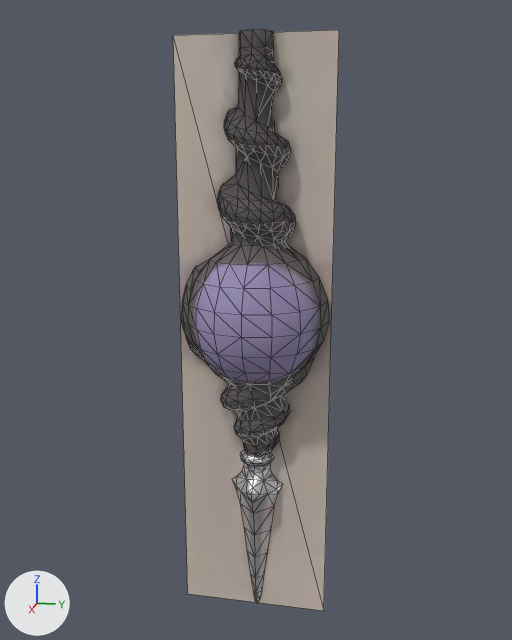
The glTF model public/models/weapons/cosmarch_spire_of_the_endless_void.glb, before and after one commit.
Before and after are seen from a 50 mm lens placed at (2.58, 0.53, 0.98), pointed at (-0.03, 0.01, 0.33). The axes (+X, +Y, +Z) are drawn at lower left. The lights are the same throughout. The first picture is the older version. Mesh edges are drawn as thin lines. Vertices at exactly the same position are counted once.

The first picture shows 'tripo_node_64fe5ece-82e9-483a-99ed-207b363cff58'.
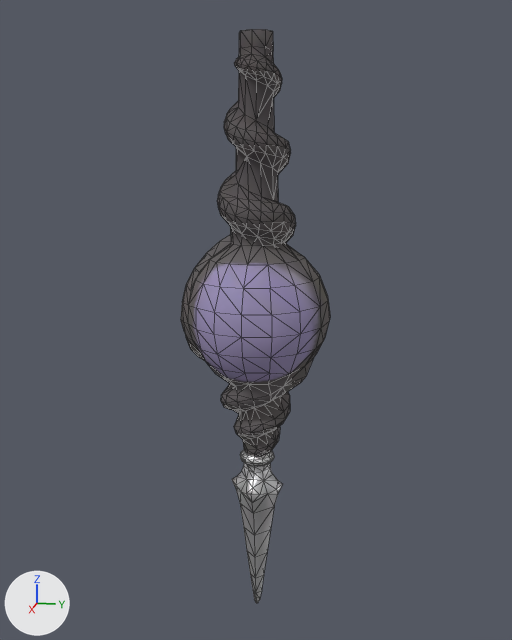
Patch to the scene script:
```diff
--- a/public/models/weapons/cosmarch_spire_of_the_endless_void.glb.py
+++ b/public/models/weapons/cosmarch_spire_of_the_endless_void.glb.py
@@ me_tripo_mesh_64fe5ece_82e9_483a_99ed_207b363cff58 @@
 # used by ob_tripo_node_64fe5ece_82e9_483a_99ed_207b363cff58; location = (0.0, 0.0, 0.0)
-me_tripo_mesh_64fe5ece_82e9_483a_99ed_207b363cff58.from_pydata(...)  # 701 vertices, 1392 faces; spans x -0.24..0.24, y -0.3..0.3, z -0.91..1.37
+me_tripo_mesh_64fe5ece_82e9_483a_99ed_207b363cff58.from_pydata(...)  # 697 vertices, 1390 faces; spans x -0.24..0.24, y -0.29..0.29, z -0.91..1.37
+# me_tripo_mesh_64fe5ece_82e9_483a_99ed_207b363cff58 part 1: the loose piece of 4 vertices spanning x -0.02, y -0.3..0.3, z -0.91..1.37 is deleted
 me_tripo_mesh_64fe5ece_82e9_483a_99ed_207b363cff58.materials.append(mat_tripo_material_64fe5ece_82e9_483a_99ed_207b363cff58)
```

Where the change shows, as pixel boxes [x1, y1, x2, y2] in the pictures (512 x 640 px):
'tripo_node_64fe5ece-82e9-483a-99ed-207b363cff58', reshaped (10% narrower): before [173, 29, 339, 611]; after [181, 29, 330, 603]
part 1 of me_tripo_mesh_64fe5ece_82e9_483a_99ed_207b363cff58, deleted: before [173, 30, 339, 611]
